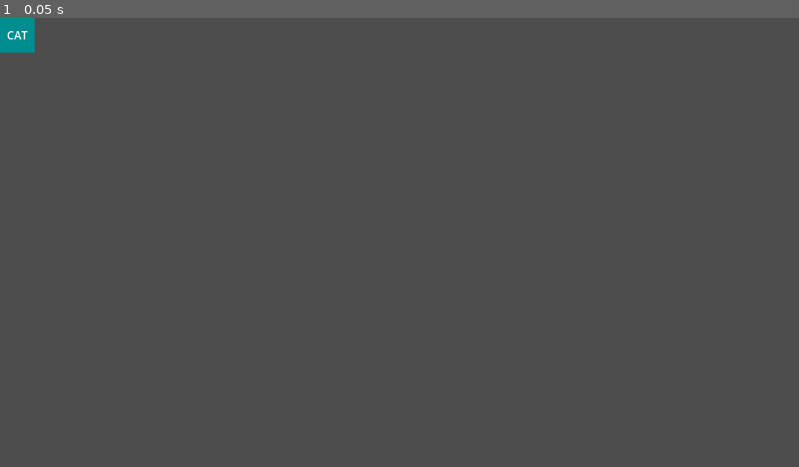
Above: before the commit, frame 1.
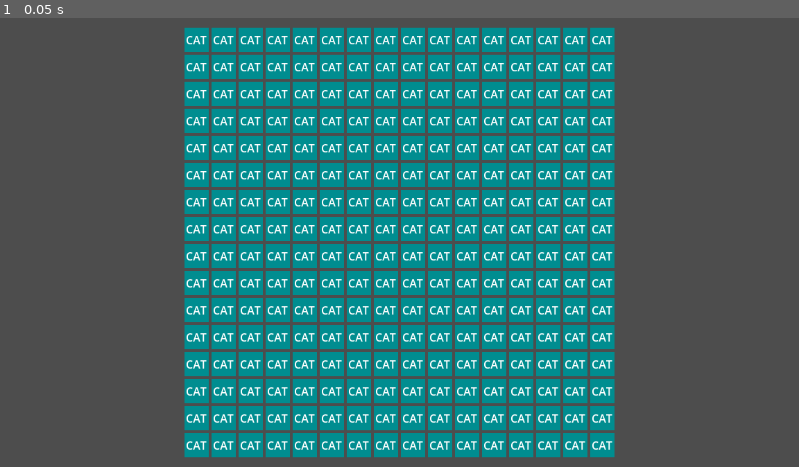
Above: after the commit, the same moment.

Repository: Joshua-Elsner/typesweeper
Game: Godot game, scene res://main/game.tscn
Same seed, same stepped clock (60 frames per second), same inputs: the game is played once before the commit and once after it.
Inputs:
- Up to frame 1 (0.05 s): no input

The runs differ from the first frame. In frame 1, 42% of the frame differs, in the area x 0-77%, y 0-98%.

Commit message:
Adjust tile size and center grid

Diff:
--- a/main/cell.tscn
+++ b/main/cell.tscn
@@ -3,7 +3,7 @@
 [ext_resource type="Script" uid="uid://5v760csy5h5" path="res://main/cell.gd" id="1_xkukx"]
 
 [node name="Cell" type="ColorRect" unique_id=1738752384]
-custom_minimum_size = Vector2(50, 50)
+custom_minimum_size = Vector2(35, 35)
 offset_right = 40.0
 offset_bottom = 40.0
 color = Color(1.5878411e-06, 0.5543374, 0.5648404, 1)
--- a/main/game.tscn
+++ b/main/game.tscn
@@ -1,30 +1,33 @@
 [gd_scene format=3 uid="uid://cw5kgdkr6fvub"]
 
+[ext_resource type="Script" uid="uid://cau5p1gwngoq8" path="res://main/game_board.gd" id="1_2fwfh"]
 [ext_resource type="PackedScene" uid="uid://cccfe6wjsc8v6" path="res://main/cell.tscn" id="2_2fwfh"]
-
-[sub_resource type="GDScript" id="GDScript_63c7r"]
-script/source = "extends GridContainer
-
-@export var cell_scene: PackedScene
-func _ready():
-	columns = 16
-
-	for i in range(256):
-		pass
-"
 
 [node name="Game" type="Control" unique_id=26062883]
 layout_mode = 3
-anchors_preset = 0
+anchors_preset = 8
+anchor_left = 0.5
+anchor_top = 0.5
+anchor_right = 0.5
+anchor_bottom = 0.5
+grow_horizontal = 2
+grow_vertical = 2
+size_flags_horizontal = 4
+size_flags_vertical = 4
 
 [node name="GameBoard" type="GridContainer" parent="." unique_id=1786358020]
-layout_mode = 0
-offset_right = 40.0
-offset_bottom = 40.0
+layout_mode = 1
+anchors_preset = 8
+anchor_left = 0.5
+anchor_top = 0.5
+anchor_right = 0.5
+anchor_bottom = 0.5
+offset_left = -20.0
+offset_top = -20.0
+offset_right = 20.0
+offset_bottom = 20.0
+grow_horizontal = 2
+grow_vertical = 2
 columns = 16
-script = SubResource("GDScript_63c7r")
+script = ExtResource("1_2fwfh")
 cell_scene = ExtResource("2_2fwfh")
-
-[node name="Cell" parent="GameBoard" unique_id=1738752384 instance=ExtResource("2_2fwfh")]
-unique_name_in_owner = true
-layout_mode = 2
--- a/main/game_board.gd
+++ b/main/game_board.gd
@@ -3,7 +3,7 @@
 @export var cell_scene: PackedScene
 
 func _ready():
-	columns = 16
+	for i in range(256):
+		var new_cell = cell_scene.instantiate()
 
-	for i in range(256):
-		pass
+		add_child(new_cell)
